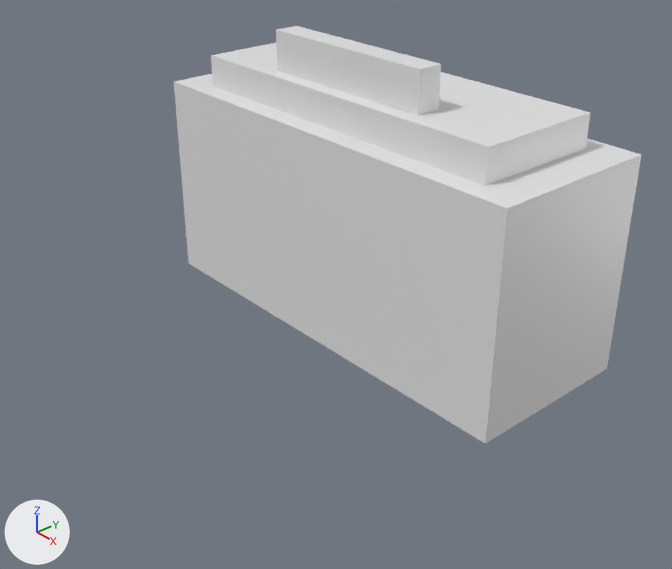
The Blender file Assets/Models/hospital/hospital.blend, before and after one commit.
Both versions are drawn from a 50 mm camera at (4.91, -4.49, 2.51) aimed at (0.3, -0.46, -0.72). The axes (+X, +Y, +Z) are drawn at lower left. The lights are the same throughout.
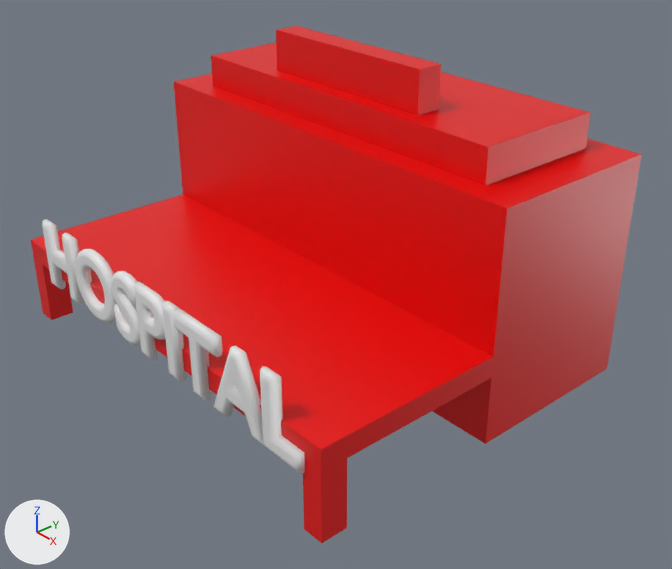
Commit message: added hospital model

Location of each change, [x1, y1, x2, y2] in pixels of the pictures (672 x 569 px):
'Cube', recoloured, reshaped (grey to red, 31% wider, 24% taller): before [174, 26, 641, 444]; after [31, 26, 641, 543]
'Text', added: after [42, 219, 305, 473]

Diff of the bpy script that builds the scene:
```diff
--- a/Assets/Models/hospital/hospital.blend.py
+++ b/Assets/Models/hospital/hospital.blend.py
@@ mat_material @@
 mat_material = principled_material('Material')
-mat_material.base_color = (0.8, 0.8, 0.8)  # white #e7e7e7
+mat_material.base_color = (0.8, 0.000603, 0.0)  # red #e70200
 mat_material.roughness = 0.4
@@ me_cube @@
 # used by ob_cube; location = (0.0, 0.0, 0.0)
-me_cube.from_pydata(...)  # 24 vertices, 22 faces; spans x -1.84..1.77, y -0.4..1.0, z -1.37..0.91
+me_cube.from_pydata(...)  # 88 vertices, 86 faces; spans x -1.84..1.77, y -1.85..1.0, z -1.37..0.91
+# me_cube part 1
+# 14 faces are deleted
+# 20 vertices are added at x -1.84..1.77, y -0.4..1.0, z -0.68..0.91
+# 6 new vertices lie (0.16, 0.0, 0.0) away from vertices in x -1.84, y -0.4..1.0, z -1.37..0.35
+# 6 new vertices lie (0.0, 0.0, 0.53) away from vertices in x -1.84..1.77, y -0.4..1.0, z -1.37
+# 8 new vertices lie (-0.17, 0.0, 0.0) away from vertices in x 1.77, y -0.4..1.0, z -1.37..0.35
+# 8 new vertices lie (0.0, -1.25, 0.0) away from vertices in x -1.84..1.77, y -0.4, z -0.84..-0.68
+# 8 new vertices lie (0.0, -0.2, 0.0) away from vertices in x -1.84..1.77, y -1.65, z -0.84..-0.68
+# 8 new vertices lie (0.0, 0.0, -0.52) away from vertices in x -1.84..1.77, y -1.85..-1.65, z -0.84
+# 78 new faces join them
 me_cube.materials.append(mat_material)
@@ txt_text @@
+txt_text = bpy.data.curves.new('Text', 'FONT')
+txt_text.body = 'HOSPITAL'
+txt_text.bevel_resolution = 2
+txt_text.bevel_depth = 0.06
+txt_text.align_x = 'CENTER'
@@ ob_text @@
+ob_text = bpy.data.objects.new('Text', txt_text)
+ob_text.location = (0.054, -1.858, -0.878)
+ob_text.rotation_euler = (1.571, 0.0, 0.0)  # degrees (90, 0, 0)
+ob_text.scale = (0.679, 0.679, 0.679)
```
